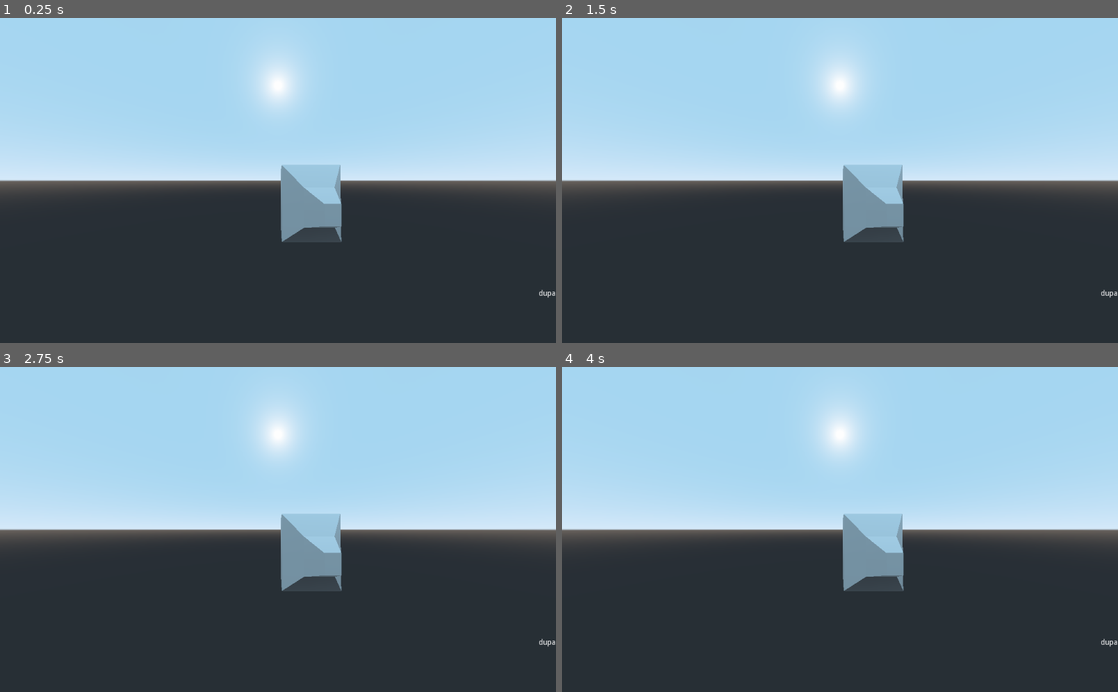
Above: before the commit, frames 1-4 (two rows, left to right).
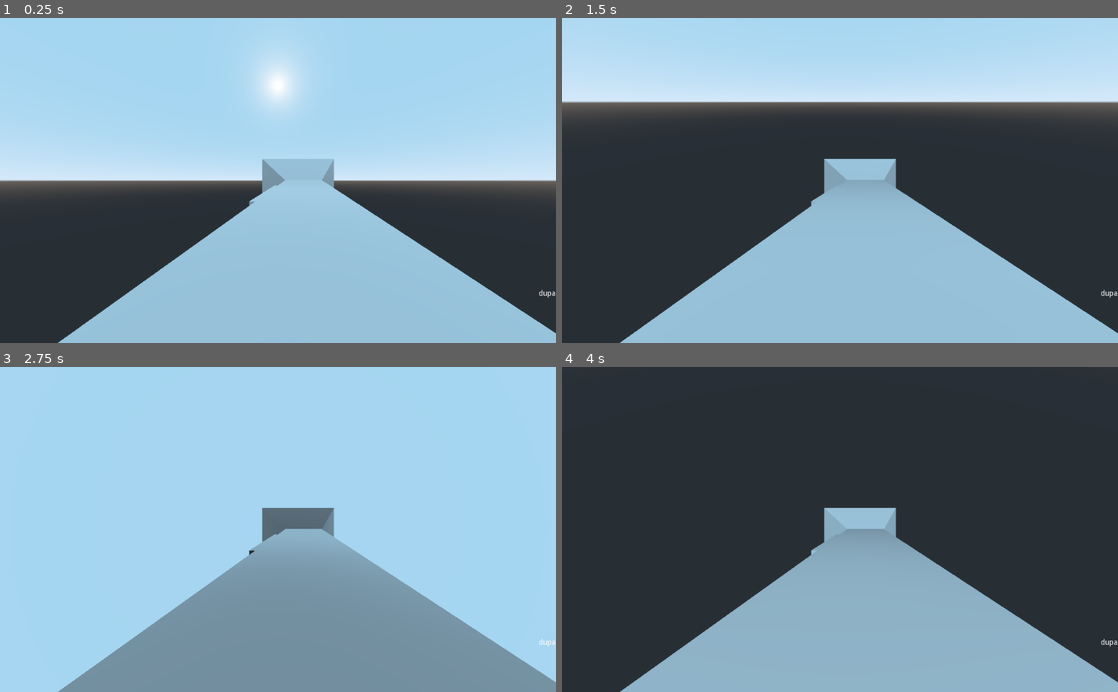
Above: after the commit, the same moments.

Repository: piotr-rudnik/spookt
Game: Godot game, scene res://scenes/main_scene.tscn
The game is run twice, just before and just after one commit, with the same random seed, the same clock (stepped at 60 frames per second) and the same inputs.
Inputs (mouse positions are in pixels of both pictures, inside the frame that each line leads up to):
- Up to frame 1 (0.25 s): no input
- Up to frame 2 (1.5 s): tap Enter at 0.5 s; move the mouse to (962, 164) at 0.52 s; press the mouse at (962, 164) at 0.53 s; hold D (ui_right) 0.53-1.28 s; tap Space at 1.25 s; move the mouse to (728, 196) at 1.27 s; release the mouse at (728, 196) at 1.28 s; hold S (ui_down) from 1.28 s (still down); click (728, 196) at 1.35 s
- Up to frame 3 (2.75 s): tap Enter at 2 s; move the mouse to (333, 458) at 2.02 s; release S (ui_down) at 2.03 s; press the mouse at (333, 458) at 2.03 s; hold D (ui_right) from 2.03 s (still down)
- Up to frame 4 (4 s): tap Space at 2.75 s; move the mouse to (812, 594) at 2.77 s; release D (ui_right) at 2.78 s; release the mouse at (812, 594) at 2.78 s; hold W (ui_up) 2.78-3.53 s; click (812, 594) at 2.85 s; tap Enter at 3.5 s; move the mouse to (1006, 578) at 3.52 s; press the mouse at (1006, 578) at 3.53 s; hold A (ui_left) from 3.53 s (still down)

The runs differ from the first frame. In frame 1, 25% of the frame differs, in the area x 10-100%, y 43-100%; in frame 2, 59%; in frame 3, 57%; in frame 4, 77%, in the area x 0-100%, y 0-100%.
Error before the commit: Parse Error: The identifier "current_time" isn't declared in the current scope. (res://scripts/character.gd:72)

Commit message:
Whatever

Diff:
--- a/Bullet.gd
+++ /dev/null
@@ -1,6 +0,0 @@
-class_name Bullet
-extends Spatial
-
-
-func _ready():
-	pass
--- /dev/null
+++ b/Spatial.gd
@@ -0,0 +1,16 @@
+extends KinematicBody
+
+
+# Declare member variables here. Examples:
+# var a = 2
+# var b = "text"
+
+
+# Called when the node enters the scene tree for the first time.
+func _ready():
+	pass # Replace with function body.
+
+
+# Called every frame. 'delta' is the elapsed time since the previous frame.
+#func _process(delta):
+#	pass
--- a/Viewport.gd
+++ /dev/null
@@ -1,9 +0,0 @@
-extends Viewport
-
-
-func on_size_changed():
-	size = get_tree().get_root().size
-
-func _ready():
-	on_size_changed()
-	get_tree().get_root().connect("size_changed",self,"on_size_changed")
--- a/item.gd
+++ /dev/null
@@ -1,6 +0,0 @@
-extends Spatial
-
-
-# Called when the node enters the scene tree for the first time.
-func _ready():
-	pass # Replace with function body.
--- a/project.godot
+++ b/project.godot
@@ -9,12 +9,12 @@
 config_version=4
 
 _global_script_classes=[ {
-"base": "Spatial",
+"base": "KinematicBody",
 "class": "Bullet",
 "language": "GDScript",
-"path": "res://Bullet.gd"
+"path": "res://scenes/items/Bullet.gd"
 }, {
-"base": "Spatial",
+"base": "KinematicBody",
 "class": "Item",
 "language": "GDScript",
 "path": "res://scripts/Item.gd"
--- a/scenes/character_viewport.tscn
+++ b/scenes/character_viewport.tscn
@@ -1,7 +1,8 @@
 [gd_scene load_steps=3 format=2]
 
-[ext_resource path="res://Viewport.gd" type="Script" id=1]
+[ext_resource path="res://scripts/Viewport.gd" type="Script" id=1]
 [ext_resource path="res://scenes/character.tscn" type="PackedScene" id=2]
+
 
 [node name="character_viewport_container" type="ViewportContainer"]
 margin_right = 1024.0
--- /dev/null
+++ b/scenes/items/Bullet.gd
@@ -0,0 +1,10 @@
+class_name Bullet
+extends KinematicBody
+
+func _ready():
+	print("Bullet spawned")
+	pass
+
+func _physics_process(delta):
+	var movement = Vector3(1,0,0)
+	move_and_slide(movement, Vector3.UP)
--- a/scenes/items/Bullet.tscn
+++ b/scenes/items/Bullet.tscn
@@ -1,6 +1,6 @@
 [gd_scene load_steps=2 format=2]
 
-[ext_resource path="res://Bullet.gd" type="Script" id=1]
+[ext_resource path="res://scenes/items/Bullet.gd" type="Script" id=1]
 
-[node name="Bullet" type="Spatial"]
+[node name="Bullet" type="KinematicBody"]
 script = ExtResource( 1 )
--- /dev/null
+++ b/scenes/items/Spatial.tscn
@@ -0,0 +1,6 @@
+[gd_scene load_steps=2 format=2]
+
+[ext_resource path="res://Spatial.gd" type="Script" id=1]
+
+[node name="Spatial" type="KinematicBody"]
+script = ExtResource( 1 )
--- a/scenes/main_scene.tscn
+++ b/scenes/main_scene.tscn
@@ -1,6 +1,6 @@
 [gd_scene load_steps=3 format=2]
 
-[ext_resource path="res://Label.gd" type="Script" id=1]
+[ext_resource path="res://scripts/Label.gd" type="Script" id=1]
 [ext_resource path="res://scenes/character_viewport.tscn" type="PackedScene" id=2]
 
 [node name="main_scene_node" type="Node2D"]
--- a/scripts/Item.gd
+++ b/scripts/Item.gd
@@ -1,5 +1,5 @@
 class_name Item
-extends Spatial
+extends KinematicBody
 
 var item_name
 var model
@@ -7,8 +7,8 @@
 
 func use():
 	var bullet_instance = bullet.instance()
-	get_tree().get_root().add_child(bullet_instance)
-
+	bullet_instance.transform.origin = transform.origin
+	get_viewport().add_child(bullet_instance)
 
 func _ready():
 	pass # Replace with function body.
--- a/scripts/Viewport.gd
+++ b/scripts/Viewport.gd
@@ -1,4 +1,5 @@
 extends Viewport
+
 
 func on_size_changed():
 	size = get_tree().get_root().size
--- a/scripts/Weapon1.gd
+++ b/scripts/Weapon1.gd
@@ -3,13 +3,9 @@
 
 func _init():
 	model = load("res://models/items/weapon1.glb")
-	bullet = load("res://models/ammo1.glb")
+	bullet = load("res://scenes/items/Bullet.tscn")
 	item_name = "Weapon1"
 
 func _ready():
 	var mesh_instance = model.instance()
 	add_child(mesh_instance)
-
-func use():
-	var bullet_instance = bullet.instance()
-	get_tree().get_root().add_child(bullet_instance)
--- a/scripts/Weapon2.gd
+++ b/scripts/Weapon2.gd
@@ -3,6 +3,7 @@
 
 func _init():
 	model = load("res://models/items/weapon2.glb")
+	bullet = load("res://scenes/items/Bullet.tscn")
 	item_name = "Weapon2"
 
 func _ready():
--- a/scripts/character.gd
+++ b/scripts/character.gd
@@ -52,7 +52,6 @@
 	print("Event item_change")
 	emit_signal("item_change", item.item_name)
 
-
 func _ready():
 	Input.set_mouse_mode(Input.MOUSE_MODE_CAPTURED)
 	Input.set_mouse_mode(Input.MOUSE_MODE_VISIBLE)
@@ -69,7 +68,7 @@
 		change_weapon_next()
 
 	if Input.is_action_pressed("ui_shoot"):
-		current_time.use()
+		current_item.use()
 
 	######################################
 	## Mouse input
Not shown: 2 places in scenes/TestScene.tscn that only renumber resources
Renamed: Label.gd -> scripts/Label.gd
